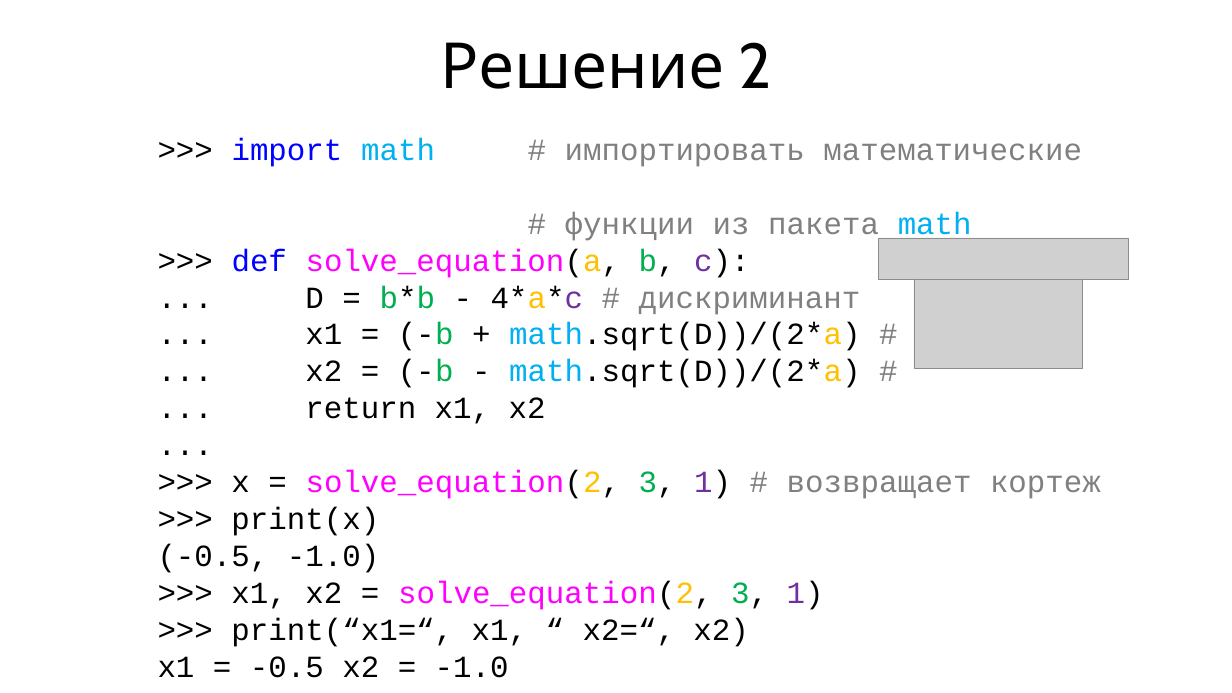
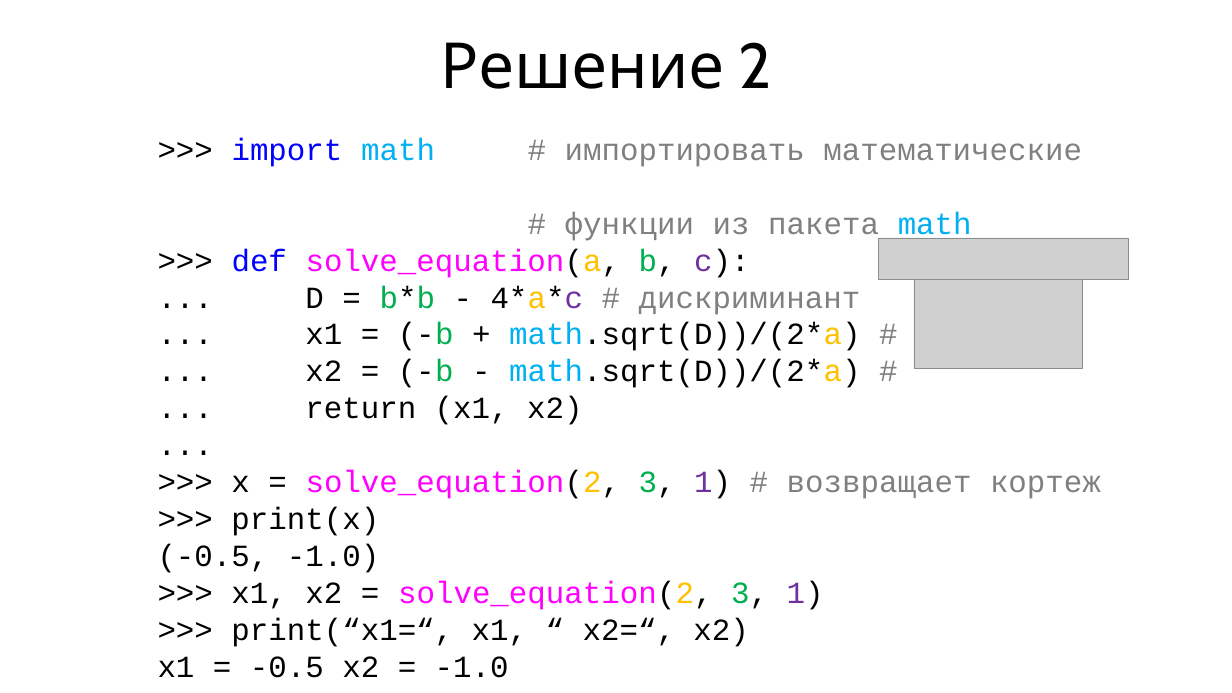
Before and after one commit to maxchv/LearnPython, a slide deck: slide 7 of week04/08.Functions.pptx. Drawn at 1232x693 pixels with LibreOffice and Linux fonts; fonts in the diff are those of the drawing; grey boxes stand for pictures. Boxes give left, top, right and bottom in pixels: in the first picture for what was removed or moved away, otherwise in the second. Text is boxed around its words. In the diff, an @@ line names an element or a change of style, - is before the commit and + after.

Commit message:
обновлена презентацияы

```diff
--- a/week04/08.Functions.pptx
+++ b/week04/08.Functions.pptx
@@ text at (x1=305, y1=396, x2=582, y2=425): text changed @@
-... return x1, x2
+... return (x1, x2)
```
